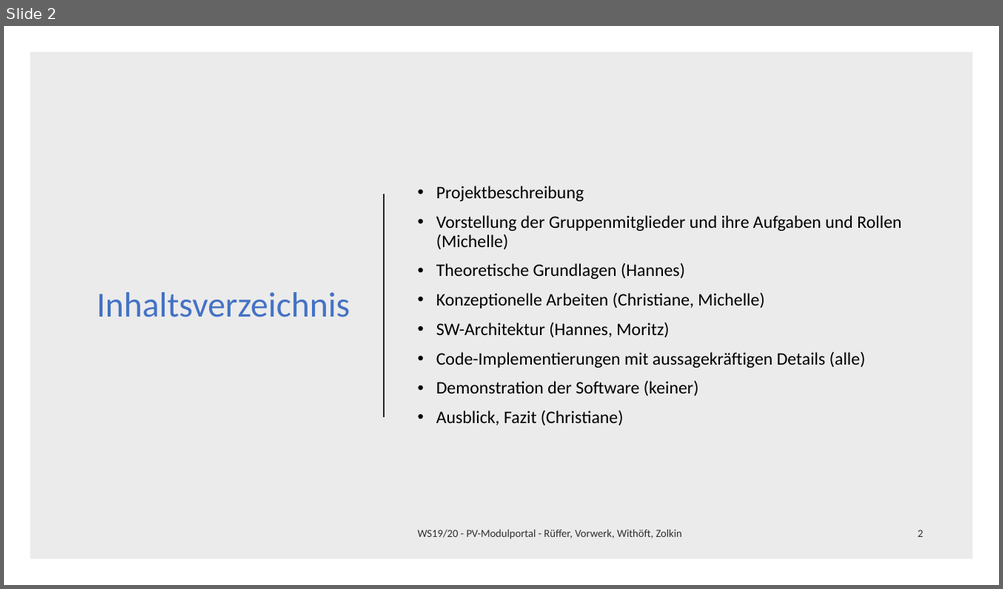
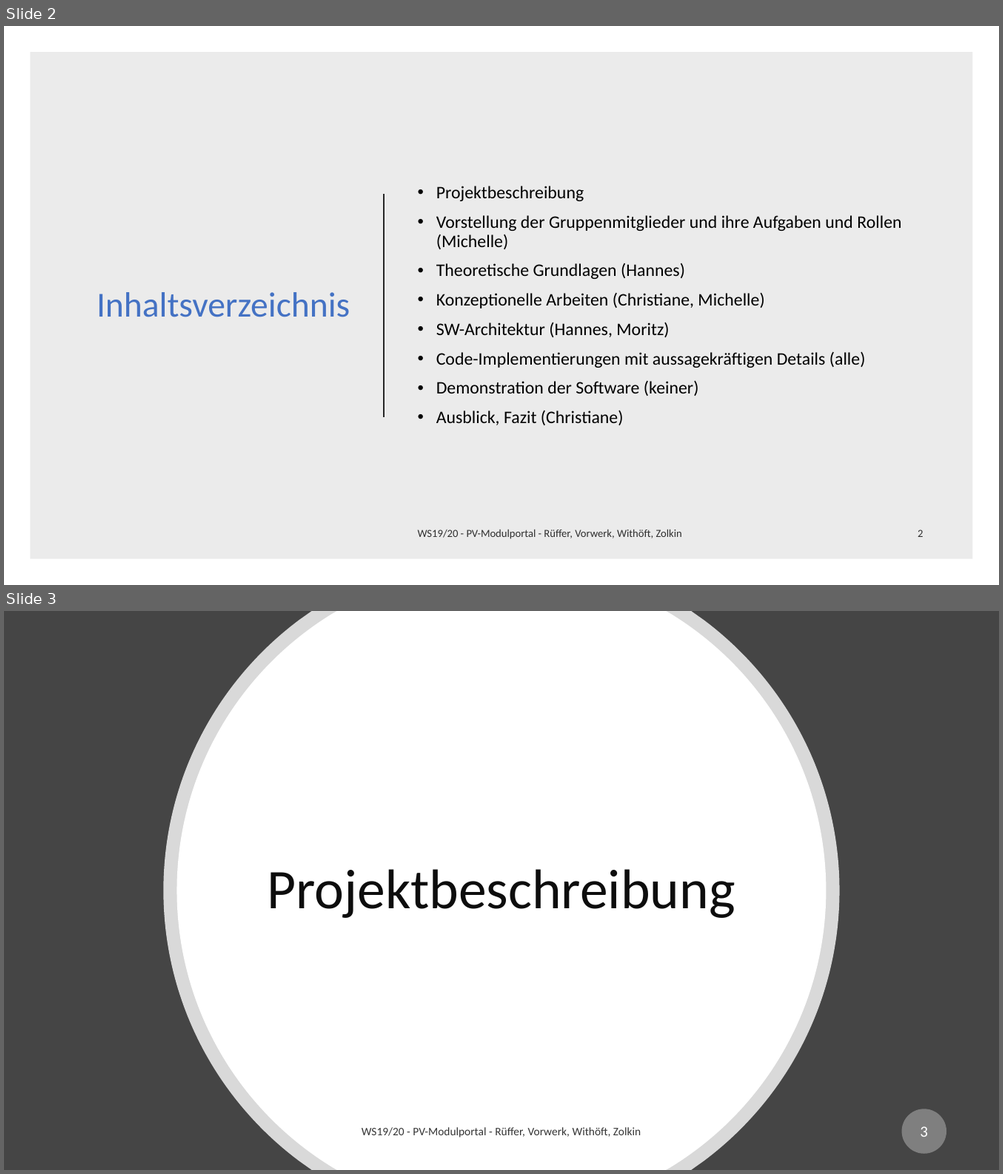
Before and after one commit to mwithoeft/Webengineering, a slide deck: docs/Seminarvortrag.pptx. Shown one above the other, each under a label of ours: slide 2 before the commit, slides 2 and 3 after it. The pictures are 1003x589 and 1003x1174 pixels, drawn with LibreOffice and Linux fonts; fonts in the diff are those of the drawing. Boxes give left, top, right and bottom in pixels: in the first picture for what was removed or moved away, otherwise in the second. Text is boxed around its words. In the diff, an @@ line names an element or a change of style, - is before the commit and + after.

```diff
--- a/docs/Seminarvortrag.pptx
+++ b/docs/Seminarvortrag.pptx
@@ slide 3 added at [4,611,999,1170], background #454545 @@
@@ freeform shape added at [164,611,839,1170], fill #FFFFFF at 80% opacity @@
@@ freeform shape added at [177,611,826,1170], fill #FFFFFF @@
@@ title added at [267,869,735,918], 54 pt, text #0D0D0D @@
+Projektbeschreibung
@@ page number added at [902,1110,946,1154], fill #7F7F7F, 15 pt, text #FFFFFF @@
+3
@@ text added at [361,1128,640,1138], 11 pt, text #000000 at 80% opacity @@
+WS19/20 - PV-Modulportal - Rüffer, Vorwerk, Withöft, Zolkin
```
Also in this commit, not shown: 22 other slides added, 7 other files.
